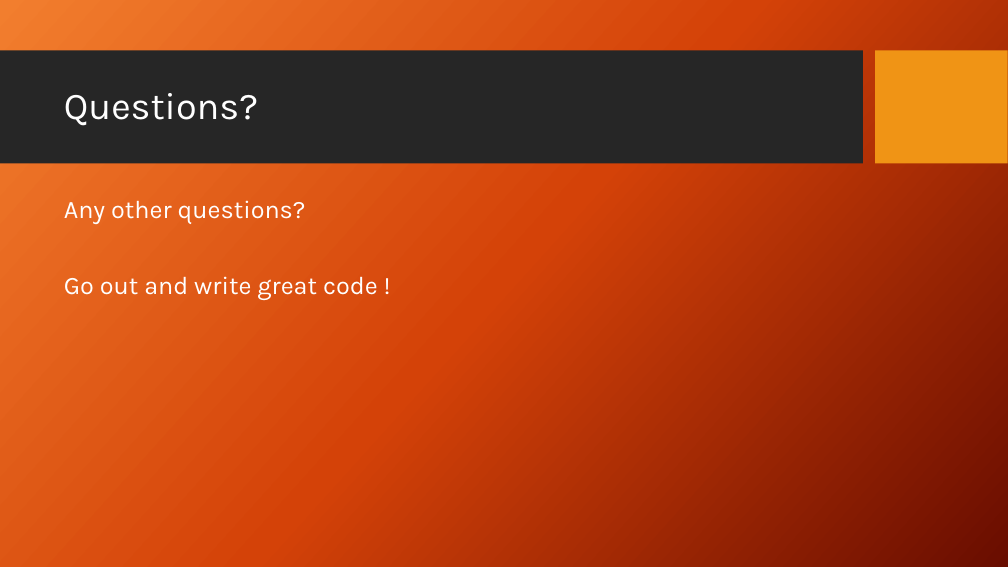
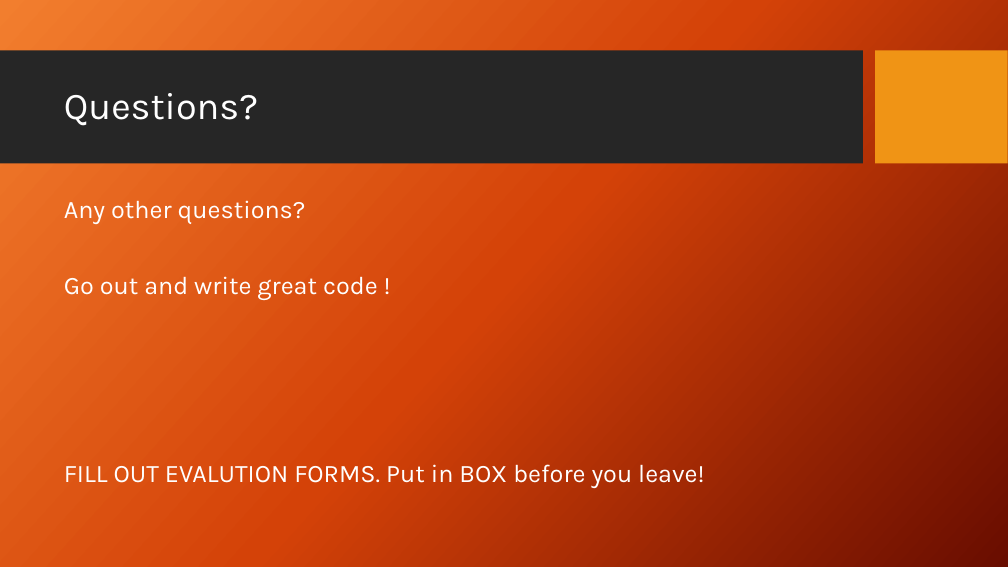
Before and after one commit to PrincetonUniversity/software_testing, a slide deck: slide 20 of UnitTestingSlides.pptx (slide 17 before the commit). Drawn at 1008x567 pixels with LibreOffice and Linux fonts; fonts in the diff are those of the drawing; background and template pictures are left out. Boxes give left, top, right and bottom in pixels: in the first picture for what was removed or moved away, otherwise in the second. Text is boxed around its words. In the diff, an @@ line names an element or a change of style, - is before the commit and + after.

```diff
--- a/UnitTestingSlides.pptx
+++ b/UnitTestingSlides.pptx
@@ text at (64,464,704,488): paragraph added @@
+FILL OUT EVALUTION FORMS. Put in BOX before you leave!
```
Also in this commit, not shown: 2 other slides changed, 3 slides added, 11 other files.
